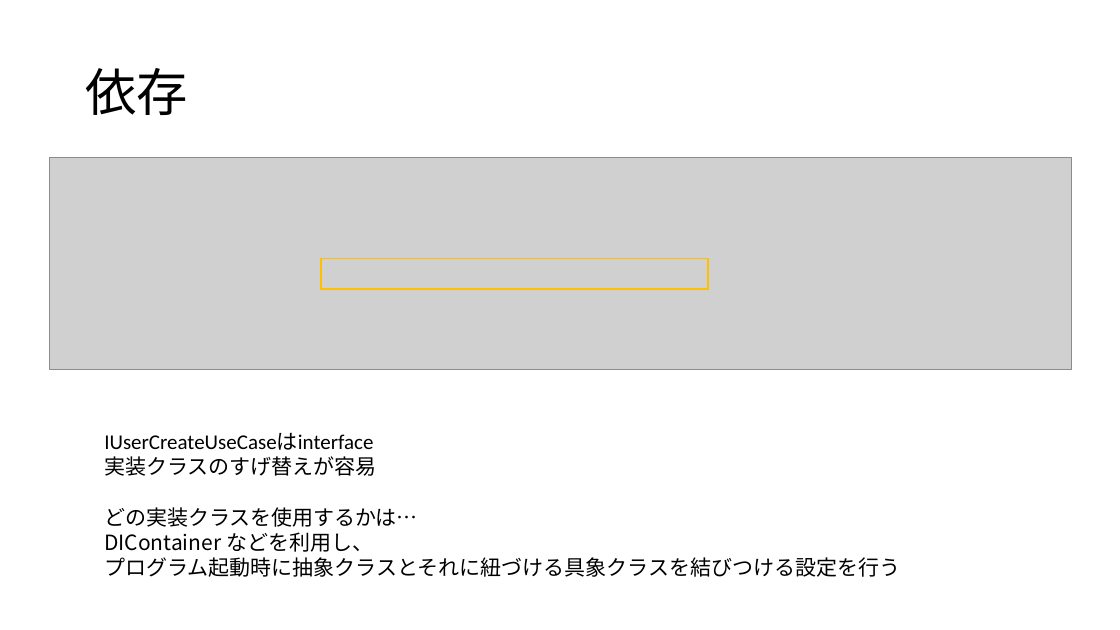
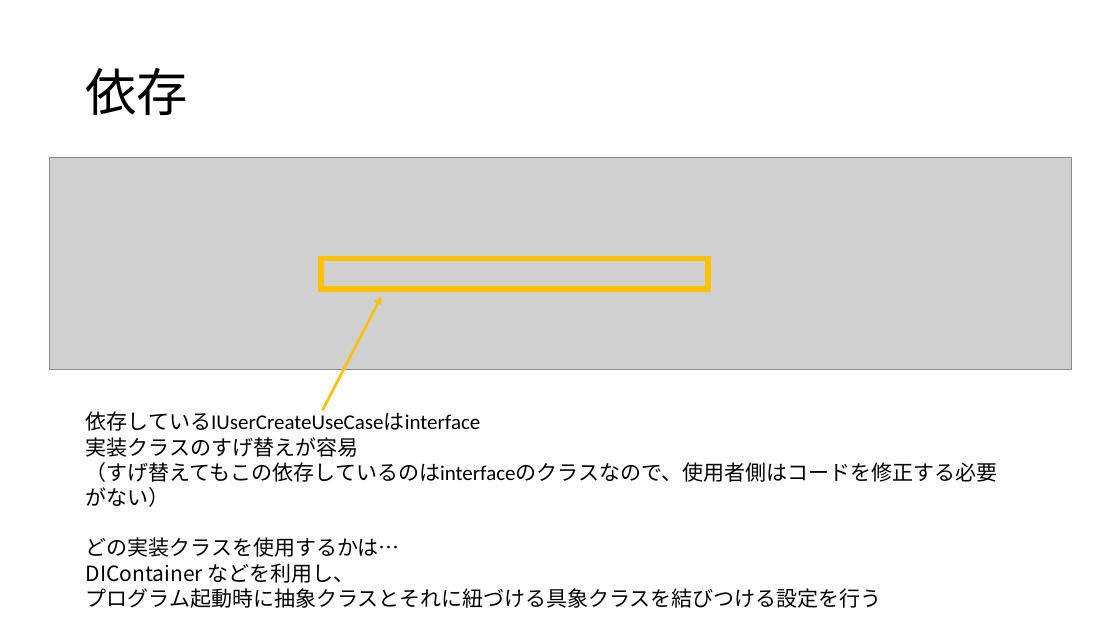
Before and after one commit to kasai-suika/Document, a slide deck: slide 6 of 勉強/クリーンアーキテクチャ/クリーンアーキテクチャ.pptx (slide 4 before the commit). Drawn at 1120x630 pixels with LibreOffice and Linux fonts; fonts in the diff are those of the drawing; grey boxes stand for pictures. Boxes give left, top, right and bottom in pixels: in the first picture for what was removed or moved away, otherwise in the second. Text is boxed around its words. In the diff, an @@ line names an element or a change of style, - is before the commit and + after.

```diff
--- a/勉強/クリーンアーキテクチャ/クリーンアーキテクチャ.pptx
+++ b/勉強/クリーンアーキテクチャ/クリーンアーキテクチャ.pptx
@@ rectangle at box(321, 259, 708, 289): outline #FFC000 1 pt to #FFC000 4.5 pt @@
@@ arrow added from (323, 411) to (381, 297), #FFC000 2.25 pt @@
@@ text "依存しているIUserCreateUseCaseはinterface": place and size @@
-text "依存しているIUserCreateUseCaseはinterface" at box(104, 432, 900, 577)
+text "依存しているIUserCreateUseCaseはinterface" at box(86, 409, 998, 608)
@@ text at box(86, 409, 481, 431): text changed @@
-IUserCreateUseCaseはinterface
+依存しているIUserCreateUseCaseはinterface
@@ text at box(86, 462, 998, 507): paragraph added @@
+（すげ替えてもこの依存しているのはinterfaceのクラスなので、使用者側はコードを修正する必要がない）
```
Also in this commit, not shown: 1 other slide changed, 3 slides added.
